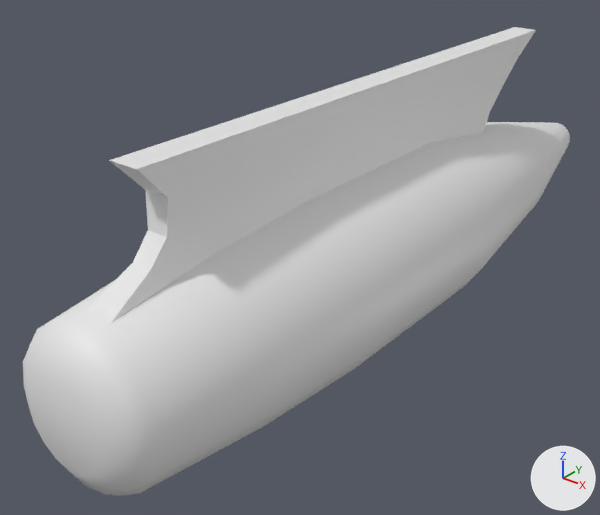
An edit to the Blender file ships/hull-parts/cylinder_keel.blend, drawn before and after from the same camera.
Before and after are seen from a 50 mm camera at (7.23, -10.77, 3.63) aimed at (-0.99, -0.49, -2.74). The lights are fixed; the arrows at lower right show +X, +Y and +Z. The picture after the commit comes second.

The older version as bpy lines, for what is in view:
```python
me_cube_001 = bpy.data.meshes.new('Cube.001')
me_cube_001.from_pydata(...)  # 20 vertices, 18 faces; spans x -0.24..0.24, y -5.62..5.61, z -1.59..0.43
me_cube_001.polygons.foreach_set('use_smooth', [True] * 18)
me_cylinder_001 = bpy.data.meshes.new('Cylinder.001')
me_cylinder_001.from_pydata(...)  # 128 vertices, 114 faces; spans x -1.53..1.53, y -6.25..8.04, z -2.25..0.82
me_cylinder_001.polygons.foreach_set('use_smooth', [True] * 114)
ob_cube = bpy.data.objects.new('Cube', me_cube_001)
ob_cube.location = (0.0, 0.0, 0.0)
ob_cylinder = bpy.data.objects.new('Cylinder', me_cylinder_001)
ob_cylinder.location = (0.0, 0.0, -1.77)
```
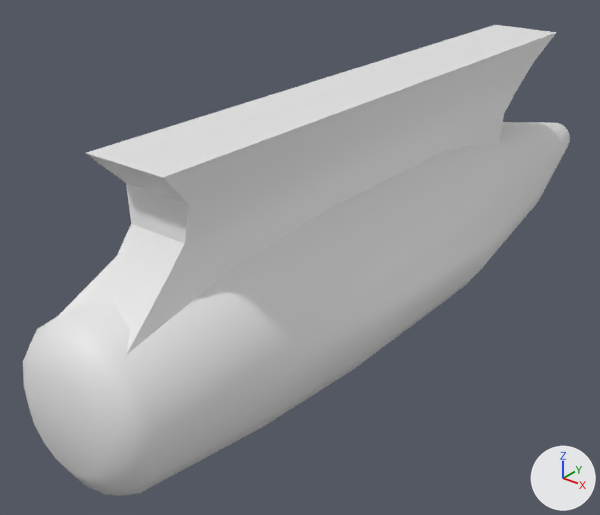
Where the change shows, as pixel boxes [x1, y1, x2, y2] in the pictures (600 x 515 px):
'Cube', reshaped (12% wider, 11% taller): before [86, 27, 536, 323]; after [55, 25, 557, 354]

What changed in the scene script:
```text
Change me_cube_001:
    used by ob_cube; location = (0.0, 0.0, 0.0)
    remove me_cube_001.from_pydata(...)  # 20 vertices, 18 faces; spans x -0.24..0.24, y -5.62..5.61, z -1.59..0.43
    add me_cube_001.from_pydata(...)  # 20 vertices, 18 faces; spans x -0.67..0.67, y -5.77..5.61, z -1.59..0.43
    me_cube_001 part 1: 20 of 20 vertices moved; they spanned x -0.24..0.24, y -5.62..5.61, z -1.59..0.43 and now span x -0.67..0.67, y -5.77..5.61, z -1.59..0.43; mean shift (0.0, -0.01, -0.02)
```
